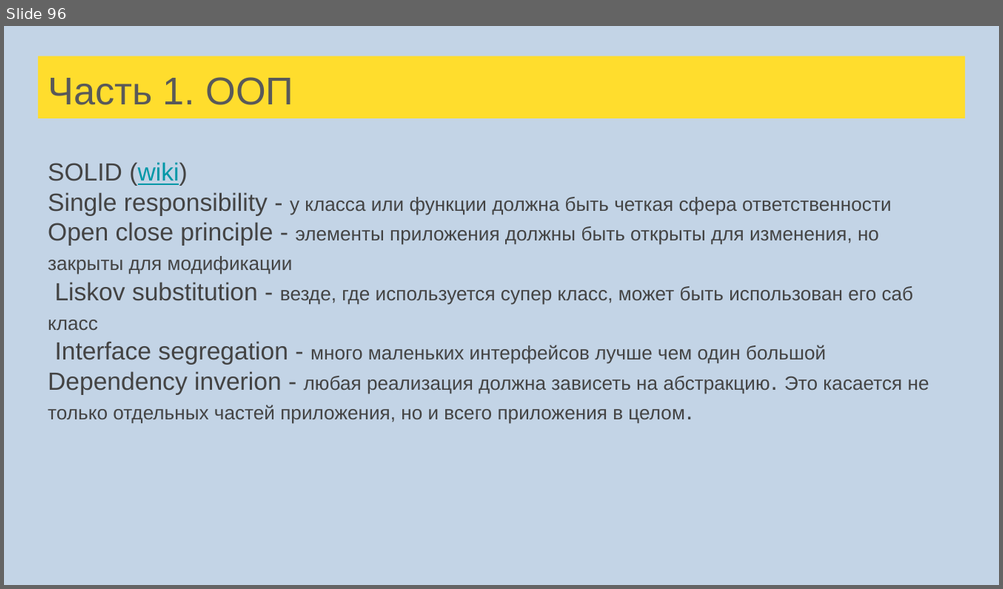
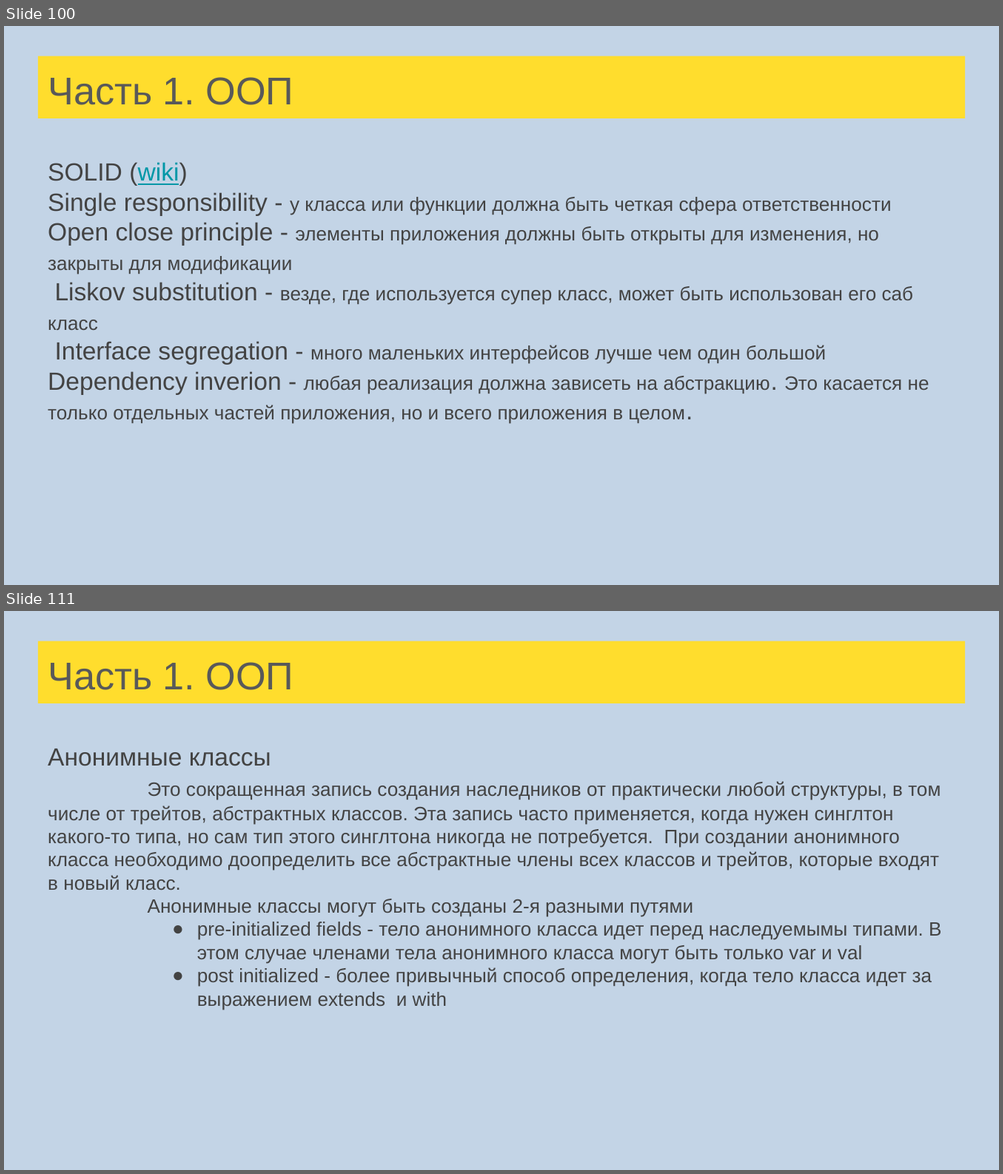
Before and after one commit to skye17/scala-school, a slide deck: src/main/resources/Лекции Scala для FinTech.pptx. Shown one above the other, each under a label of ours: slide 96 before the commit, slides 100 and 111 after it; the slides between them are not shown. The pictures are 1003x589 and 1003x1174 pixels, drawn with LibreOffice and Linux fonts; fonts in the diff are those of the drawing. Boxes give left, top, right and bottom in pixels: in the first picture for what was removed or moved away, otherwise in the second. Text is boxed around its words. In the diff, an @@ line names an element or a change of style, - is before the commit and + after.

```diff
--- a/src/main/resources/Лекции Scala для FinTech.pptx
+++ b/src/main/resources/Лекции Scala для FinTech.pptx
@@ slide 111 added at [4,611,999,1170], background #C3D4E6 @@
@@ title added at [38,641,965,703], fill #FFDD2D, 28 pt, text #595959 @@
+Часть 1. ООП
@@ text added at [48,749,941,1010], 14 pt, text #434343 @@
+Анонимные классы
+Это сокращенная запись создания наследников от практически любой структуры, в том числе от трейтов, абстрактных классов. Эта запись часто применяется, когда нужен синглтон какого-то типа, но сам тип этого синглтона никогда не потребуется. При создании анонимного класса необходимо доопределить все абстрактные члены всех классов и трейтов, которые входят в новый класс.
+Анонимные классы могут быть созданы 2-я разными путями
+● pre-initialized fields - тело анонимного класса идет перед наследуемымы типами. В этом случае членами тела анонимного класса могут быть только var и val
+● post initialized - более привычный способ определения, когда тело класса идет за выражением extends и with
@@ what was slide 96 is now slide 100 @@
```
Also in this commit, not shown: 5 slides changed, 16 other slides added, 1 slide removed, 20 other files.
